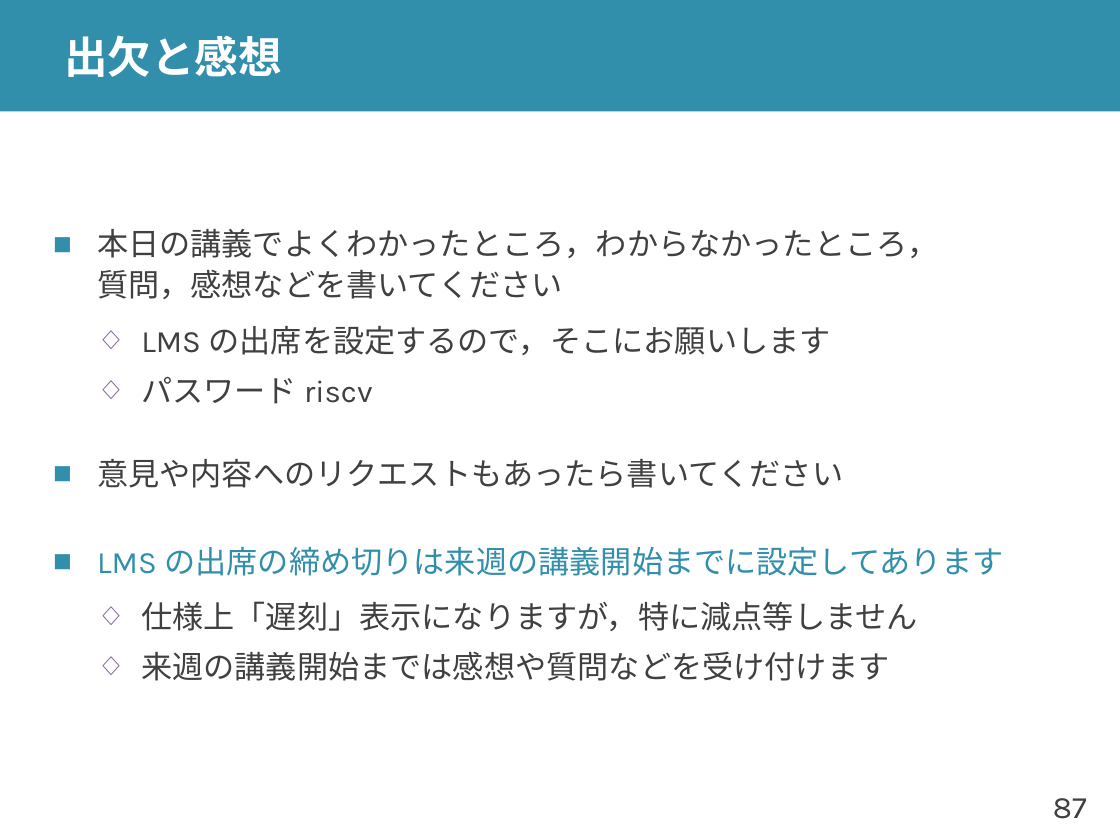
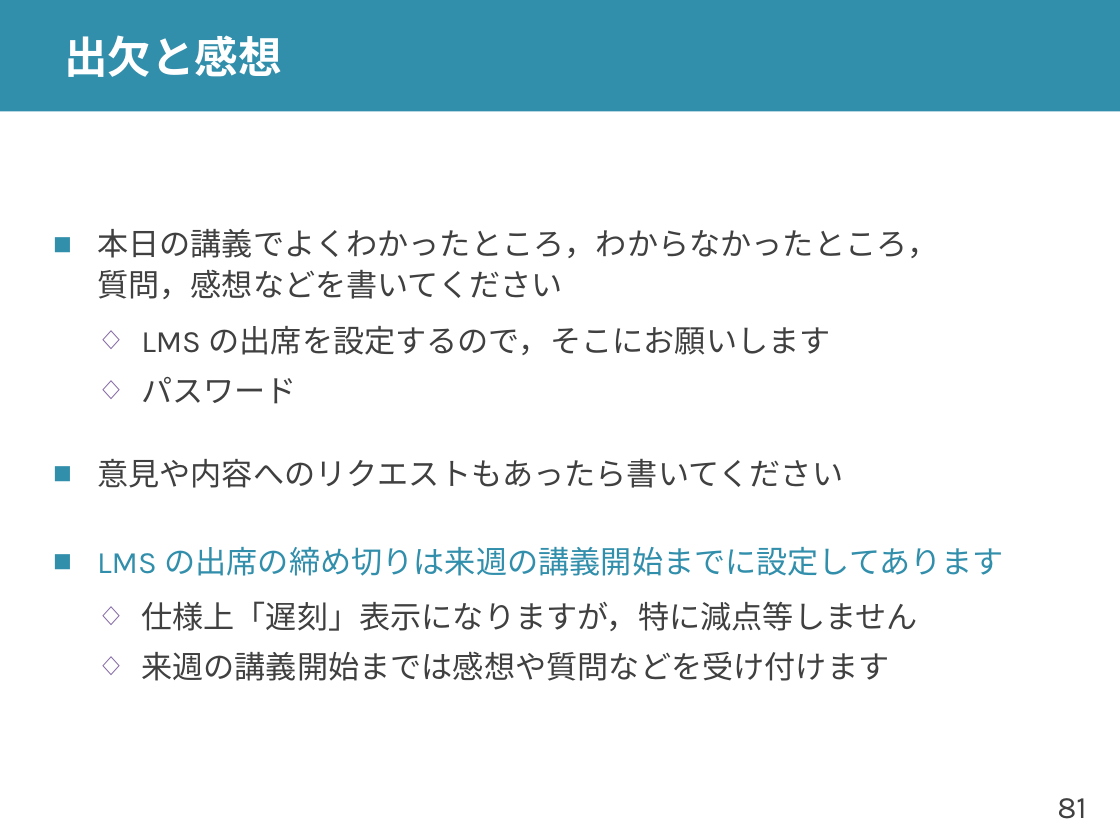
Before and after one commit to shioyadan/advanced-computer-organization, a slide deck: slide 81 of aco-shioya-01.pptx (slide 87 before the commit). Drawn at 1120x840 pixels with LibreOffice and Linux fonts; fonts in the diff are those of the drawing. Boxes give left, top, right and bottom in pixels: in the first picture for what was removed or moved away, otherwise in the second. Text is boxed around its words. In the diff, an @@ line names an element or a change of style, - is before the commit and + after.

```diff
--- a/aco-shioya-01.pptx
+++ b/aco-shioya-01.pptx
@@ text at (x1=141, y1=377, x2=297, y2=404): text changed @@
-  ◇ パスワード riscv
+  ◇ パスワード
@@ page number at (x1=1057, y1=798, x2=1086, y2=819): text changed @@
-87
+81
```
Also in this commit, not shown: 7 other slides changed, 4 slides added, 10 slides removed.
